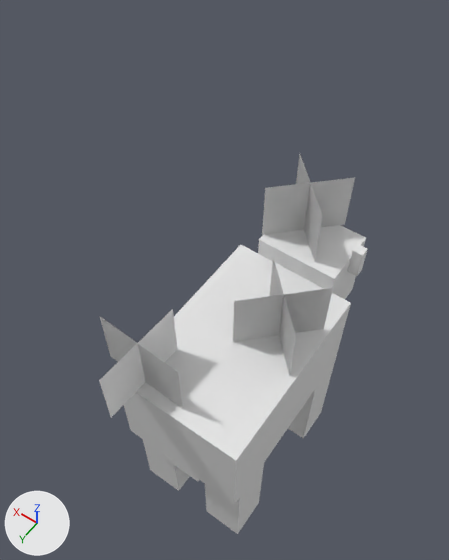
Renders of the Blender file models/cow + mooshroom.blend from each side of a commit.
The view is the same before and after, from a 50 mm lens placed at (-3.17, 4.86, 13.44), pointed at (0.86, -0.78, 4.57). Lighting does not change. The marker at lower left points along +X, +Y and +Z. Materials are left out; every surface is plain grey.

Objects in the first picture: 'body', 'head', 'mooshroom1', 'mooshroom11', 'mooshroom111', 'mooshroom1111', 'mooshroom2', 'mooshroom22', 'mooshroom222', 'mooshroom2222', 'mooshroom3', 'mooshroom33', 'mooshroom333', 'mooshroom3333'.
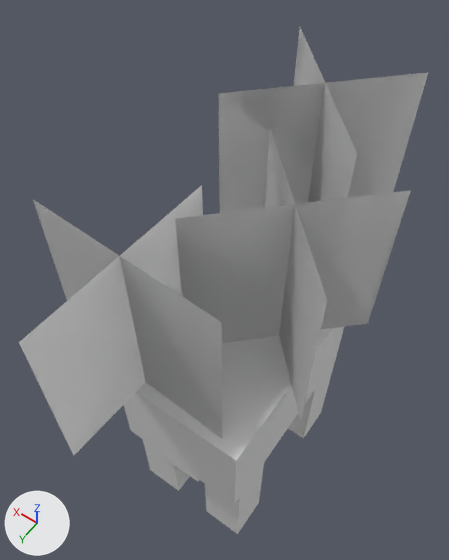
Pixel boxes [x1, y1, x2, y2] of what changed, in the pictures (449 x 560 px):
'mooshroom333', moved, rescaled (149% wider, 152% taller): before [99, 310, 172, 417]; after [19, 185, 202, 456]
'mooshroom2222', moved, rescaled: before [235, 288, 333, 329]; after [175, 190, 411, 323]
'mooshroom11', moved, rescaled: before [267, 177, 355, 224]; after [219, 72, 428, 197]
'mooshroom33', moved, rescaled (128% wider, 157% taller): before [101, 317, 183, 409]; after [34, 200, 222, 438]
'mooshroom222', moved, rescaled: before [233, 301, 320, 342]; after [175, 193, 406, 343]
'mooshroom1', moved, rescaled: before [262, 188, 345, 235]; after [219, 73, 427, 213]
'mooshroom2', moved, rescaled (167% wider, 143% taller): before [273, 257, 296, 375]; after [264, 130, 327, 418]
'mooshroom111', moved, rescaled: before [300, 155, 323, 261]; after [294, 27, 357, 202]
'mooshroom3333', moved, rescaled: before [112, 309, 177, 416]; after [74, 186, 203, 455]
'mooshroom3', moved, rescaled (128% wider, 157% taller): before [99, 316, 181, 408]; after [33, 200, 221, 438]
'mooshroom22', moved, rescaled: before [269, 259, 289, 373]; after [265, 134, 301, 419]
'mooshroom1111', moved, rescaled: before [296, 154, 314, 259]; after [294, 31, 317, 203]
'head', unchanged, covered by the edit: before [258, 225, 366, 299]

Edits to the bpy script that builds the scene:
```text
Change ob_mooshroom111:
    ob_mooshroom111.location: (0.25, -2.5, 5.37) -> (0.25, -2.5, 6.37)
    ob_mooshroom111.scale: (0.8, 0.6, 1.0) -> (1.6, 1.6, 1.0)
Change ob_mooshroom333:
    ob_mooshroom333.location: (0.77, 1.57, 4.96) -> (0.77, 1.57, 5.97)
    ob_mooshroom333.scale: (0.8, 0.6, 1.0) -> (1.6, 1.6, 1.0)
Change ob_mooshroom33:
    ob_mooshroom33.location: (0.77, 1.57, 4.96) -> (0.77, 1.57, 5.97)
    ob_mooshroom33.scale: (0.8, 0.6, 1.0) -> (1.6, 1.6, 1.0)
Change ob_mooshroom3333:
    ob_mooshroom3333.location: (0.77, 1.57, 4.96) -> (0.77, 1.57, 5.97)
    ob_mooshroom3333.scale: (0.8, 0.6, 1.0) -> (1.6, 1.6, 1.0)
Change ob_mooshroom11:
    ob_mooshroom11.location: (0.25, -2.5, 5.37) -> (0.25, -2.5, 6.37)
    ob_mooshroom11.scale: (0.8, 0.6, 1.0) -> (1.6, 1.6, 1.0)
Change ob_mooshroom1111:
    ob_mooshroom1111.location: (0.25, -2.5, 5.37) -> (0.25, -2.5, 6.37)
    ob_mooshroom1111.scale: (0.8, 0.6, 1.0) -> (1.6, 1.6, 1.0)
Change ob_mooshroom1:
    ob_mooshroom1.location: (0.25, -2.5, 5.37) -> (0.25, -2.5, 6.37)
    ob_mooshroom1.scale: (0.8, 0.6, 1.0) -> (1.6, 1.6, 1.0)
Change ob_mooshroom222:
    ob_mooshroom222.location: (-0.52, -0.46, 4.96) -> (-0.52, -0.46, 5.96)
    ob_mooshroom222.scale: (0.8, 0.6, 1.0) -> (1.6, 1.6, 1.0)
Change ob_mooshroom22:
    ob_mooshroom22.location: (-0.52, -0.46, 4.96) -> (-0.52, -0.46, 5.96)
    ob_mooshroom22.scale: (0.8, 0.6, 1.0) -> (1.6, 1.6, 1.0)
Change ob_mooshroom2222:
    ob_mooshroom2222.location: (-0.52, -0.46, 4.96) -> (-0.52, -0.46, 5.96)
    ob_mooshroom2222.scale: (0.8, 0.6, 1.0) -> (1.6, 1.6, 1.0)
Change ob_mooshroom2:
    ob_mooshroom2.location: (-0.52, -0.46, 4.96) -> (-0.52, -0.46, 5.96)
    ob_mooshroom2.scale: (0.8, 0.6, 1.0) -> (1.6, 1.6, 1.0)
Change ob_mooshroom3:
    ob_mooshroom3.location: (0.77, 1.57, 4.96) -> (0.77, 1.57, 5.97)
    ob_mooshroom3.scale: (0.8, 0.6, 1.0) -> (1.6, 1.6, 1.0)
```
